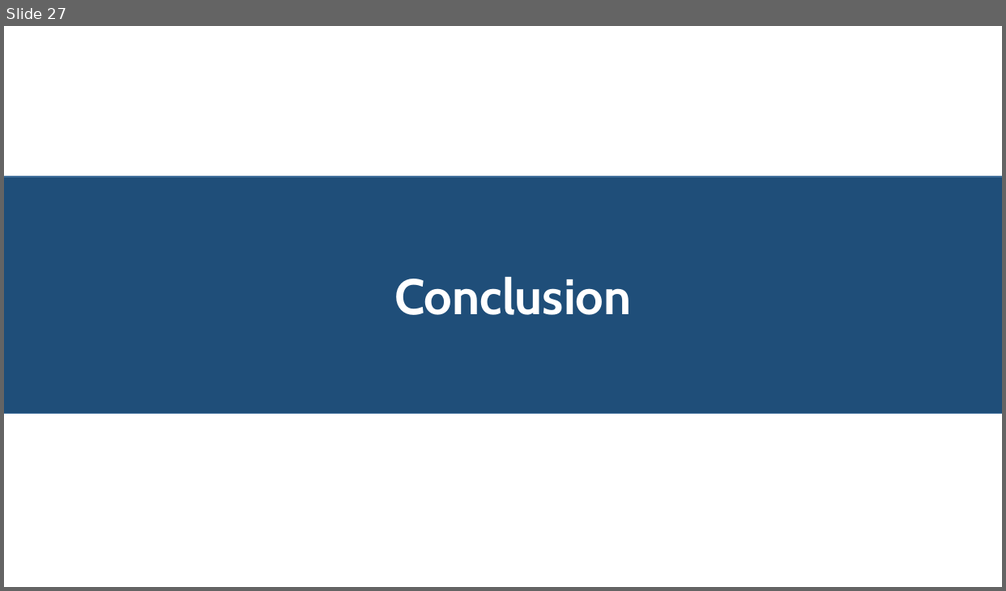
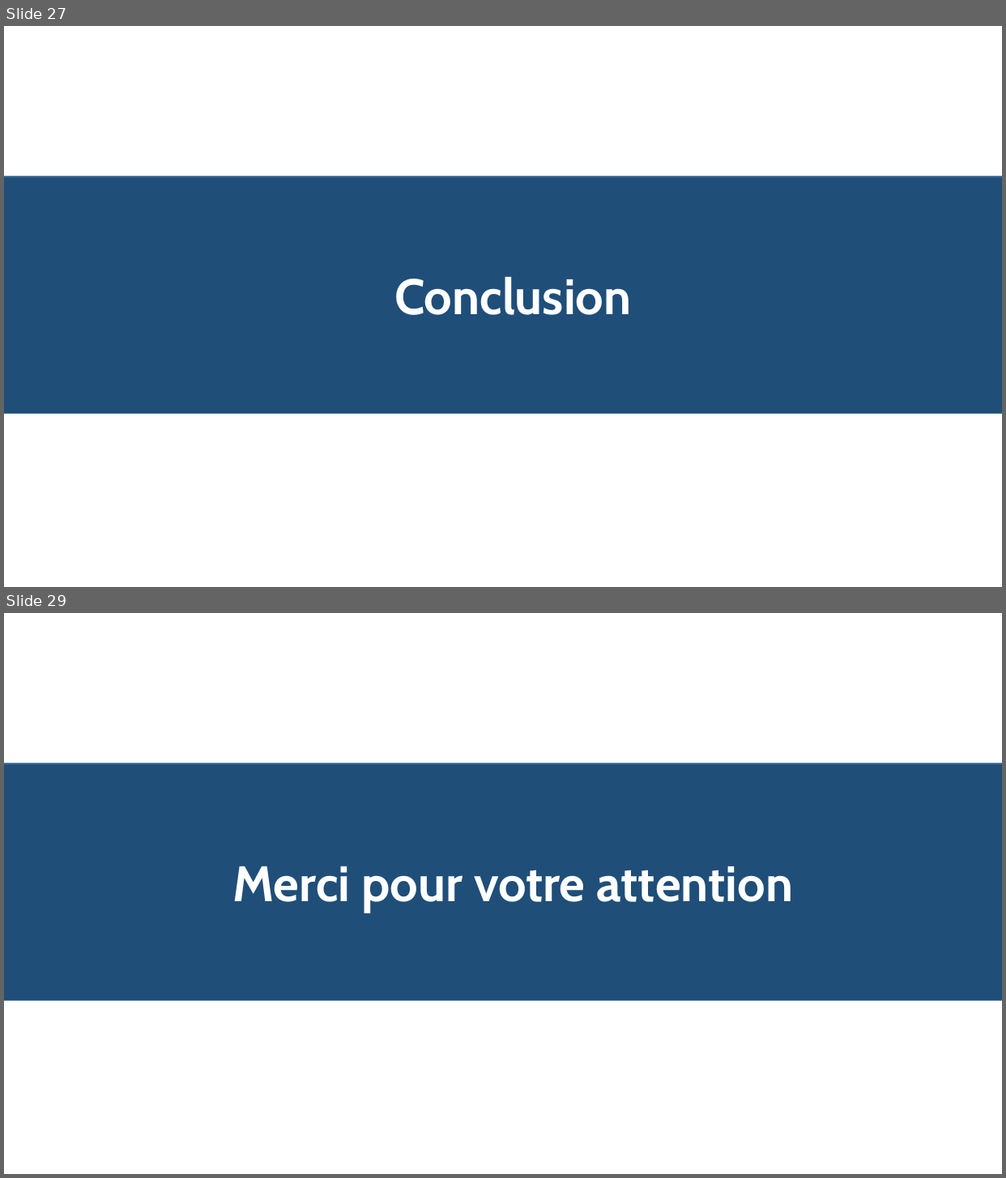
Before and after one commit to Ahak99/Data-Data-Challenge, a slide deck: docs/Présentation - Analyse des prix des montres de luxe Panerai.pptx. Shown one above the other, each under a label of ours: slide 27 before the commit, slides 27 and 29 after it; the slides between them are not shown. The pictures are 1006x591 and 1006x1178 pixels, drawn with LibreOffice and Linux fonts; fonts in the diff are those of the drawing. Boxes give left, top, right and bottom in pixels: in the first picture for what was removed or moved away, otherwise in the second. Text is boxed around its words. In the diff, an @@ line names an element or a change of style, - is before the commit and + after.

```diff
--- a/docs/Présentation - Analyse des prix des montres de luxe Panerai.pptx
+++ b/docs/Présentation - Analyse des prix des montres de luxe Panerai.pptx
@@ slide 29 added at [4,613,1002,1174], background #FFFFFF @@
@@ rectangle added at [4,764,1002,1001], fill #1F4E79, outline #43739E 1 pt @@
@@ text added at [232,867,793,913], 48 pt, text #FFFFFF, bold @@
+Merci pour votre attention
```
Also in this commit, not shown: 1 other slide added.
